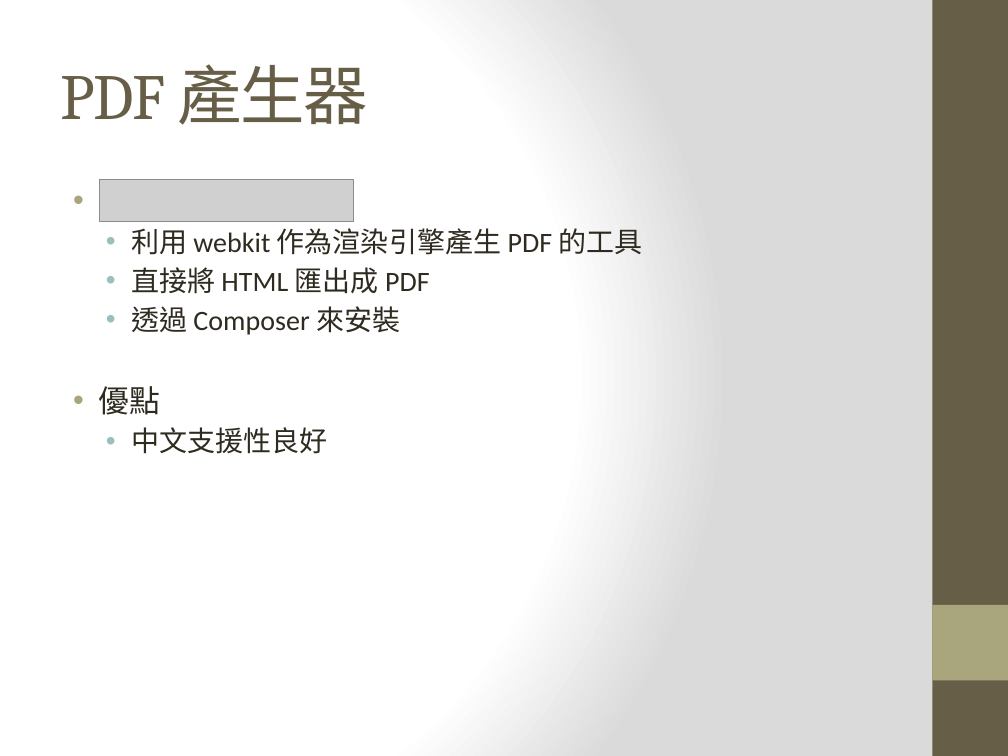
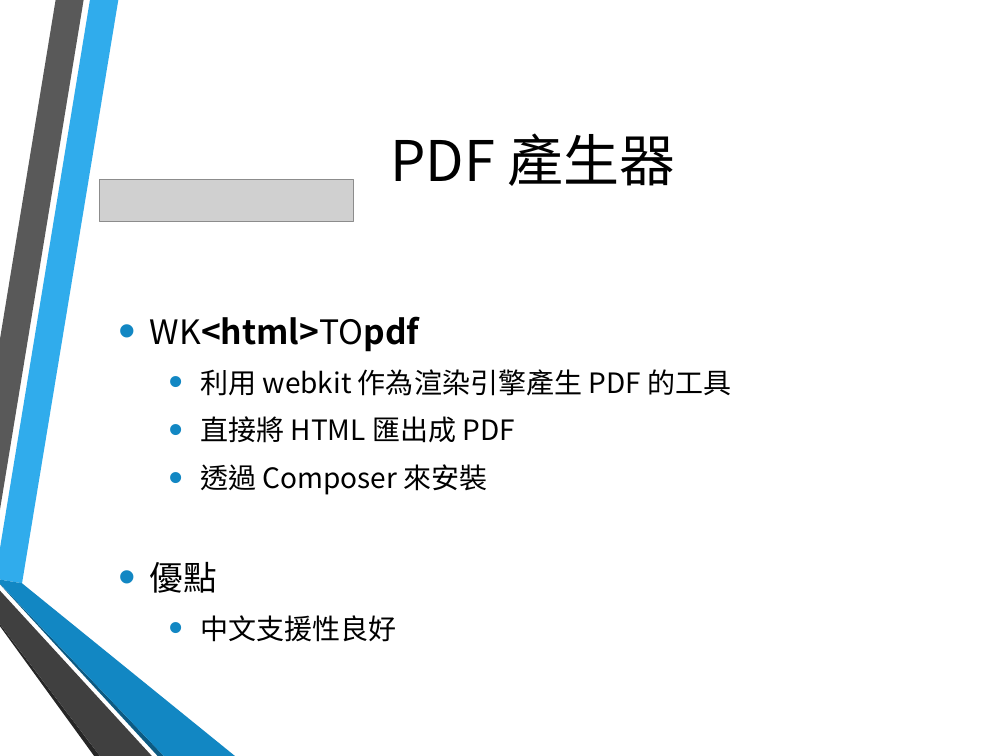
Before and after one commit to hsinewu/pia, a slide deck: slide 38 of Presentation/報告投影片.pptx (slide 37 before the commit). Drawn at 1008x756 pixels with LibreOffice and Linux fonts; fonts in the diff are those of the drawing; grey boxes stand for pictures; background and template pictures are left out. Boxes give left, top, right and bottom in pixels: in the first picture for what was removed or moved away, otherwise in the second. Text is boxed around its words. In the diff, an @@ line names an element or a change of style, - is before the commit and + after.

```diff
--- a/Presentation/報告投影片.pptx
+++ b/Presentation/報告投影片.pptx
@@ background gradient #FFFFFF to #DADADA to picture (left out) @@
@@ rectangle removed at (x1=932, y1=0, x2=1008, y2=756) @@
@@ title "PDF 產生器" moved from (x1=60, y1=64, x2=368, y2=125) to (x1=390, y1=133, x2=676, y2=186) @@
@@ title "PDF 產生器" at (x1=390, y1=133, x2=676, y2=186): size 46 to 40 pt, font Cambria to Noto Sans CJK SC, text colour #675E47 to #000000, letter spacing -1 to 0 pt; alignment left to centre @@
@@ text "WK<html>TOpdf" moved from (x1=98, y1=180, x2=643, y2=454) to (x1=150, y1=316, x2=732, y2=642) @@
@@ text "WK<html>TOpdf" at (x1=150, y1=316, x2=732, y2=642): size 22 to 24 pt in "WK<html>TOpdf", "優點"; font Quicksand to Noto Sans CJK SC, font Courier New to Noto Sans CJK SC in "WK<html>TOpdf"; font Calibri to Noto Sans CJK SC in "WK<html>TOpdf", "利用 webkit 作為渲染引擎產生 PDF 的工具", "直接將 HTML 匯出成 PDF", "透過 Composer 來安裝" and 2 more places; text colour #2F2B20 to #000000; indent changed; more space between paragraphs; bullet colour #A9A57C to #1287C3; bullet colour #9CBEBD to #1287C3; vertical alignment top to middle @@
@@ group added at (x1=0, y1=0, x2=235, y2=756): 6 freeform shapes @@
@@ rectangle removed at (x1=932, y1=605, x2=1008, y2=680) @@
```
Also in this commit, not shown: 41 other slides changed, 1 slide added.
